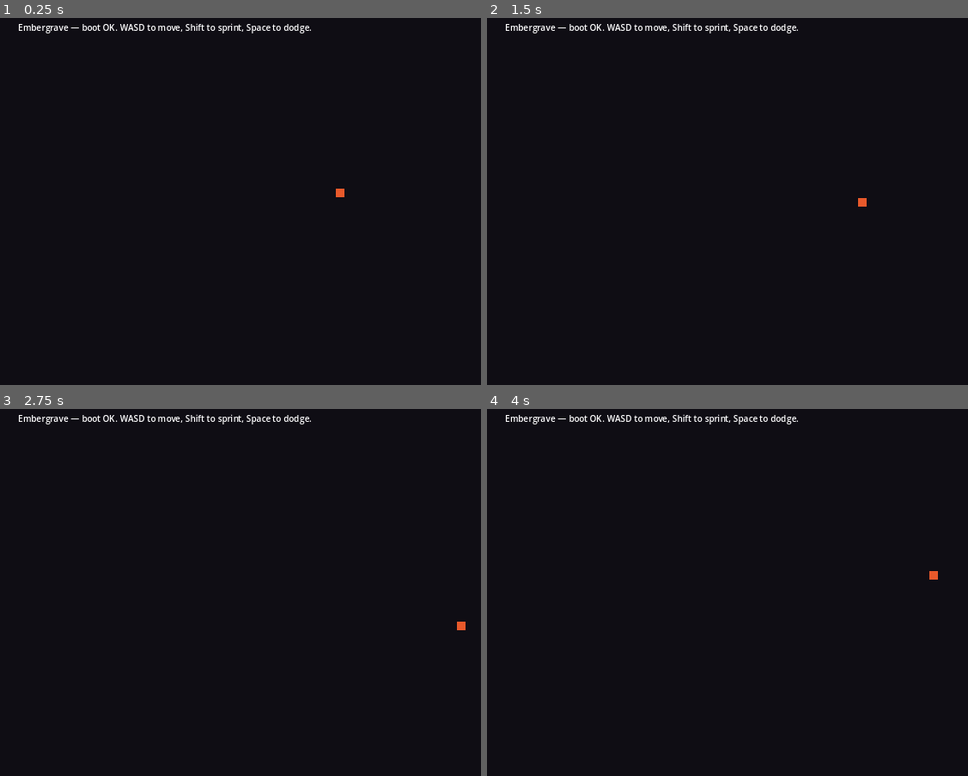
Above: before the commit, frames 1-4 (two rows, left to right).
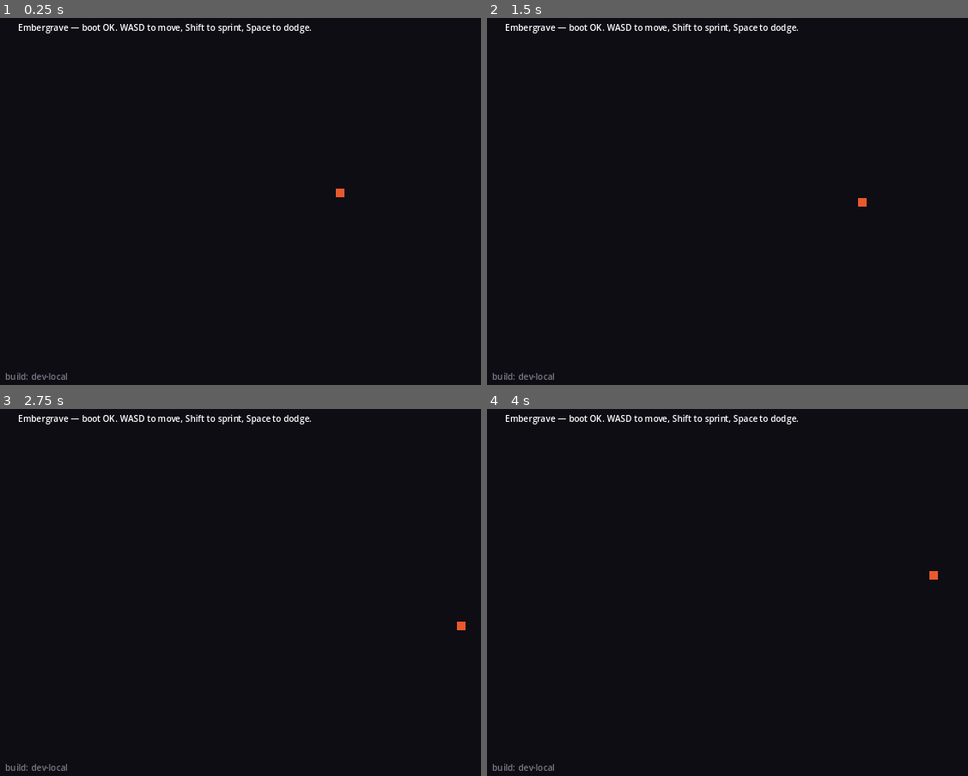
Above: after the commit, the same moments.

Repository: TSandvaer/RandomGame
Game: Godot game, scene res://scenes/Main.tscn
Two runs of this game, one before a commit and one after it. Both use one fixed random seed, a clock stepped at 60 frames per second and the inputs below.
Inputs (mouse positions are in pixels of both pictures, inside the frame that each line leads up to):
- Up to frame 1 (0.25 s): no input
- Up to frame 2 (1.5 s): tap Enter at 0.5 s; move the mouse to (outside the picture) at 0.52 s; hold D (move_right) 0.53-1.28 s; right-click (outside the picture) at 0.6 s; move the mouse to (689, 212) at 1.27 s; hold S (move_down) from 1.28 s (still down); click (689, 212) at 1.35 s
- Up to frame 3 (2.75 s): move the mouse to (408, 500) at 2.02 s; release S (move_down) at 2.03 s; hold D (move_right) from 2.03 s (still down); tap Space (dodge) at 2.1 s
- Up to frame 4 (4 s): move the mouse to (794, 662) at 2.77 s; release D (move_right) at 2.78 s; hold W (move_up) 2.78-3.53 s; tap Shift (sprint) at 2.85 s; move the mouse to (outside the picture) at 3.52 s; hold A (move_left) from 3.53 s (still down); right-click (outside the picture) at 3.6 s

The runs differ from the first frame. In frame 1, 0.1% of the frame differs, in the area x 1-14%, y 96-99%; in frame 2, 0.1%; in frame 3, 0.1%; in frame 4, 0.1%.

Commit message:
feat(test-hooks): build SHA stamped from CI, rendered as main-menu footer
Hook 1 of ClickUp 86c9kxnqx — Tess m1-test-plan section "Build identification"
requires every test run to record the git SHA. CI workflows (ci.yml + release-itch.yml)
now write `${GITHUB_SHA:0:7}` to build_info.txt before --import; a new
BuildInfo autoload reads that file (or GITHUB_SHA env, or falls back to
"dev-local") and exposes display_label="build: <sha>". Main.tscn carries a
BuildLabel child; Main.gd updates it at _ready. Paired GUT tests cover
file-priority, env fallback, dev-local default, newline stripping, short
form, and Main scene wiring.

Co-Authored-By: Claude Opus 4.7 (1M context) <noreply@anthropic.com>

Diff:
--- a/project.godot
+++ b/project.godot
@@ -20,6 +20,7 @@
 [autoload]
 
 Save="*res://scripts/save/Save.gd"
+BuildInfo="*res://scripts/debug/BuildInfo.gd"
 
 [debug]
 
--- a/scenes/Main.gd
+++ b/scenes/Main.gd
@@ -10,6 +10,13 @@
 func _ready() -> void:
 	print(BANNER)
 	print("[Main] Godot version: %s" % Engine.get_version_info().string)
-	print("[Main] Scene tree ready. Autoloads: Save=%s" % (Save != null))
+	print("[Main] Scene tree ready. Autoloads: Save=%s BuildInfo=%s" % [Save != null, BuildInfo != null])
+	# Build SHA footer — sourced from CI stamp via BuildInfo autoload.
+	# Per Tess m1-test-plan section "Build identification": every test run records
+	# the build artifact + git SHA. Footer renders 7-char short SHA or
+	# "dev-local" for non-CI builds.
+	var build_label: Label = get_node_or_null("BuildLabel") as Label
+	if build_label != null and BuildInfo != null:
+		build_label.text = BuildInfo.display_label
 	# Stub: in a future task this will route to TitleScreen.tscn -> Stratum1.tscn.
 	# For now we just sit here so the headless import smoke check passes.
--- a/scenes/Main.tscn
+++ b/scenes/Main.tscn
@@ -13,5 +13,13 @@
 offset_bottom = 120.0
 text = "Embergrave — boot OK. WASD to move, Shift to sprint, Space to dodge."
 
+[node name="BuildLabel" type="Label" parent="."]
+offset_left = 16.0
+offset_top = 692.0
+offset_right = 320.0
+offset_bottom = 712.0
+modulate = Color(0.55, 0.55, 0.6, 0.85)
+text = "build: dev-local"
+
 [node name="Player" parent="." instance=ExtResource("2_player")]
 position = Vector2(640, 360)
--- /dev/null
+++ b/scripts/debug/BuildInfo.gd
@@ -0,0 +1,76 @@
+extends Node
+## BuildInfo autoload — exposes the current build's git SHA so the main
+## menu / HUD can render it as a footer ("build: abcdef1") for Tess's
+## acceptance test bookkeeping. Per `team/tess-qa/m1-test-plan.md` §"Build
+## identification": *every test run records the build artifact + git SHA*.
+##
+## Source priority (first match wins):
+##   1. `res://build_info.txt` — written by CI (`.github/workflows/ci.yml`
+##      and `release-itch.yml`) using `$GITHUB_SHA`. One line, no trailing
+##      newline. CI also writes the short (7-char) form for display.
+##   2. Environment variable `GITHUB_SHA` — for local builds that run
+##      under CI shells (`act`, etc.).
+##   3. Literal `"dev-local"` — local dev runs without CI plumbing.
+##
+## API:
+##   BuildInfo.sha            -> String   full or short SHA, or "dev-local"
+##   BuildInfo.short_sha      -> String   first 7 chars (or whole string if shorter)
+##   BuildInfo.display_label  -> String   "build: abcdef1" (or "build: dev-local")
+##
+## All values are computed once at `_ready()` and frozen for the run, so
+## queries from HUD code are O(1).
+
+const BUILD_INFO_PATH: String = "res://build_info.txt"
+const FALLBACK_SHA: String = "dev-local"
+
+# Populated in _ready(). Public read-only by convention.
+var sha: String = FALLBACK_SHA
+var short_sha: String = FALLBACK_SHA
+var display_label: String = "build: %s" % FALLBACK_SHA
+
+
+func _ready() -> void:
+	sha = _resolve_sha()
+	short_sha = _shorten(sha)
+	display_label = "build: %s" % short_sha
+	# One line so smoke tests / Tess can grep it from a headless --import run.
+	print("[BuildInfo] %s" % display_label)
+
+
+## Internal: resolve the SHA from CI artifact, env, or fallback.
+## Exposed for testability — `tests/test_build_sha.gd` can inject a
+## different file and re-resolve.
+func _resolve_sha() -> String:
+	# (1) CI-written file. Strip whitespace defensively in case the CI
+	# `echo` pipeline added a newline.
+	if FileAccess.file_exists(BUILD_INFO_PATH):
+		var f: FileAccess = FileAccess.open(BUILD_INFO_PATH, FileAccess.READ)
+		if f != null:
+			var raw: String = f.get_as_text().strip_edges()
+			f.close()
+			if raw.length() > 0:
+				return raw
+	# (2) Env var fallback.
+	var env_sha: String = OS.get_environment("GITHUB_SHA")
+	if env_sha != "":
+		return env_sha.strip_edges()
+	# (3) Local dev marker.
+	return FALLBACK_SHA
+
+
+## Internal: shrink a 40-char SHA to 7 (Git's default short form). Returns
+## the input unchanged if it's already shorter or is the dev-local marker.
+func _shorten(value: String) -> String:
+	if value == FALLBACK_SHA:
+		return value
+	if value.length() <= 7:
+		return value
+	return value.substr(0, 7)
+
+
+## Test-only: re-resolve from disk + env. Tests use this to verify the
+## CI-file path overrides the env var, etc. Not called from gameplay.
+func reload_for_test() -> void:
+	sha = _resolve_sha()
+	short_sha = _shorten(sha)
+	display_label = "build: %s" % short_sha
--- /dev/null
+++ b/tests/test_build_sha.gd
@@ -0,0 +1,131 @@
+extends GutTest
+## Tests for Hook 1 — Build SHA in main menu.
+##
+## Verifies the BuildInfo autoload's source-priority ladder:
+##   1. `res://build_info.txt` (CI-written) wins,
+##   2. otherwise `GITHUB_SHA` env var,
+##   3. otherwise the literal "dev-local" fallback.
+##
+## And that the rendered display string is the 7-char short SHA prefixed
+## with "build: " — the format Tess records in `team/tess-qa/m1-test-plan.md`
+## §"Build identification".
+##
+## Implementation note: BuildInfo runs once at autoload time, so we have to
+## inject test fixtures (write build_info.txt or set env) and call
+## `reload_for_test()` to re-resolve. The fixtures use the canonical
+## res:// path; tests clean up after themselves.
+
+const FIXTURE_PATH: String = "res://build_info.txt"
+
+
+func _build_info() -> Node:
+	var bi: Node = Engine.get_main_loop().root.get_node_or_null("BuildInfo")
+	assert_not_null(bi, "BuildInfo autoload must be registered in project.godot")
+	return bi
+
+
+func before_each() -> void:
+	# Clean any leftover fixture from a crashed prior test, and clear env.
+	if FileAccess.file_exists(FIXTURE_PATH):
+		DirAccess.remove_absolute(FIXTURE_PATH)
+	# OS.set_environment is process-scoped; clearing protects later tests.
+	OS.set_environment("GITHUB_SHA", "")
+
+
+func after_each() -> void:
+	if FileAccess.file_exists(FIXTURE_PATH):
+		DirAccess.remove_absolute(FIXTURE_PATH)
+	OS.set_environment("GITHUB_SHA", "")
+	# Re-resolve so the autoload state isn't poisoned for the next test.
+	_build_info().reload_for_test()
+
+
+# --- Source priority -----------------------------------------------------
+
+func test_dev_local_when_no_file_no_env() -> void:
+	_build_info().reload_for_test()
+	assert_eq(_build_info().sha, "dev-local")
+	assert_eq(_build_info().short_sha, "dev-local")
+	assert_eq(_build_info().display_label, "build: dev-local")
+
+
+func test_uses_build_info_file_when_present() -> void:
+	# Hand-author the CI artifact.
+	var f: FileAccess = FileAccess.open(FIXTURE_PATH, FileAccess.WRITE)
+	f.store_string("abcdef1234567")
+	f.close()
+
+	_build_info().reload_for_test()
+	assert_eq(_build_info().sha, "abcdef1234567")
+	# Short form is 7 chars regardless of input length.
+	assert_eq(_build_info().short_sha, "abcdef1")
+	assert_eq(_build_info().display_label, "build: abcdef1")
+
+
+func test_strips_trailing_newline_from_file() -> void:
+	# CI's `echo` may leave a newline; BuildInfo must strip it.
+	var f: FileAccess = FileAccess.open(FIXTURE_PATH, FileAccess.WRITE)
+	f.store_string("deadbee\n")
+	f.close()
+
+	_build_info().reload_for_test()
+	assert_eq(_build_info().sha, "deadbee", "trailing newline must be stripped")
+	assert_eq(_build_info().display_label, "build: deadbee")
+
+
+func test_env_var_used_when_no_file() -> void:
+	OS.set_environment("GITHUB_SHA", "0123456789abcdef")
+	_build_info().reload_for_test()
+	assert_eq(_build_info().sha, "0123456789abcdef")
+	assert_eq(_build_info().short_sha, "0123456")
+	assert_eq(_build_info().display_label, "build: 0123456")
+
+
+func test_file_takes_priority_over_env() -> void:
+	# Both set: file wins (CI is the authoritative source).
+	var f: FileAccess = FileAccess.open(FIXTURE_PATH, FileAccess.WRITE)
+	f.store_string("fileSha")
+	f.close()
+	OS.set_environment("GITHUB_SHA", "envSha999999")
+
+	_build_info().reload_for_test()
+	assert_eq(_build_info().sha, "fileSha", "build_info.txt overrides GITHUB_SHA env")
+
+
+# --- Display formatting --------------------------------------------------
+
+func test_short_sha_left_alone_if_already_under_7() -> void:
+	# Defensive: a hand-written short SHA shouldn't be re-truncated.
+	var f: FileAccess = FileAccess.open(FIXTURE_PATH, FileAccess.WRITE)
+	f.store_string("abc12")
+	f.close()
+
+	_build_info().reload_for_test()
+	assert_eq(_build_info().sha, "abc12")
+	assert_eq(_build_info().short_sha, "abc12")
+	assert_eq(_build_info().display_label, "build: abc12")
+
+
+func test_empty_file_falls_through_to_dev_local() -> void:
+	# An empty CI artifact (broken `echo`) must not produce "build: " (no SHA).
+	var f: FileAccess = FileAccess.open(FIXTURE_PATH, FileAccess.WRITE)
+	f.store_string("")
+	f.close()
+
+	_build_info().reload_for_test()
+	assert_eq(_build_info().sha, "dev-local", "empty file -> fall through")
+	assert_eq(_build_info().display_label, "build: dev-local")
+
+
+# --- Main scene wiring ---------------------------------------------------
+
+func test_main_scene_has_build_label_node() -> void:
+	# The Main scene must carry a BuildLabel child so Main.gd can update it
+	# at _ready. Tess's manual test reads this label off the scene.
+	var packed: PackedScene = load("res://scenes/Main.tscn")
+	assert_not_null(packed)
+	var instance: Node = packed.instantiate()
+	var label: Node = instance.get_node_or_null("BuildLabel")
+	assert_not_null(label, "Main.tscn must have a BuildLabel child")
+	assert_true(label is Label, "BuildLabel must be a Label node")
+	instance.free()
Not shown, changed: .github/workflows/ci.yml
Not shown, changed: .github/workflows/release-itch.yml
Not shown, changed: .gitignore
